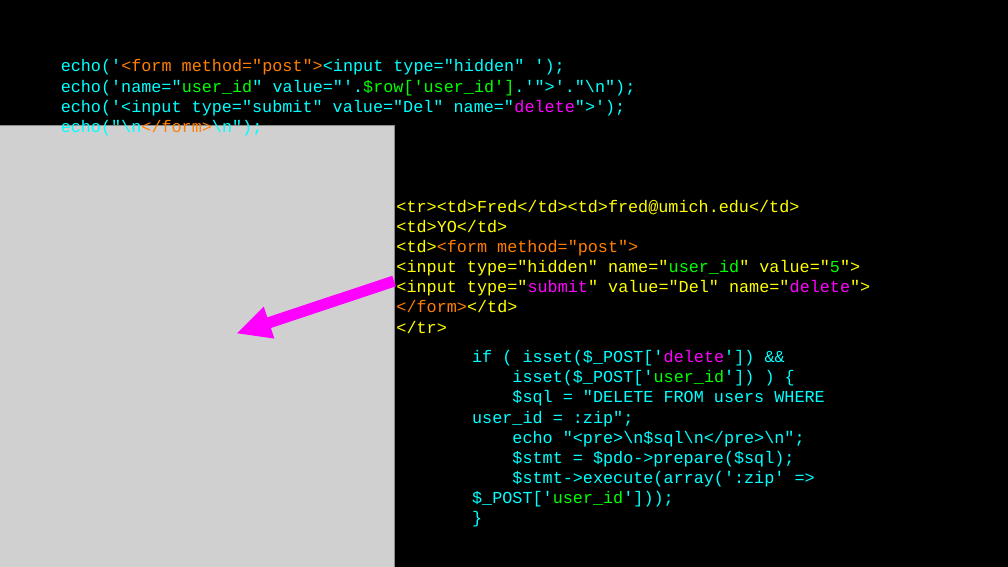
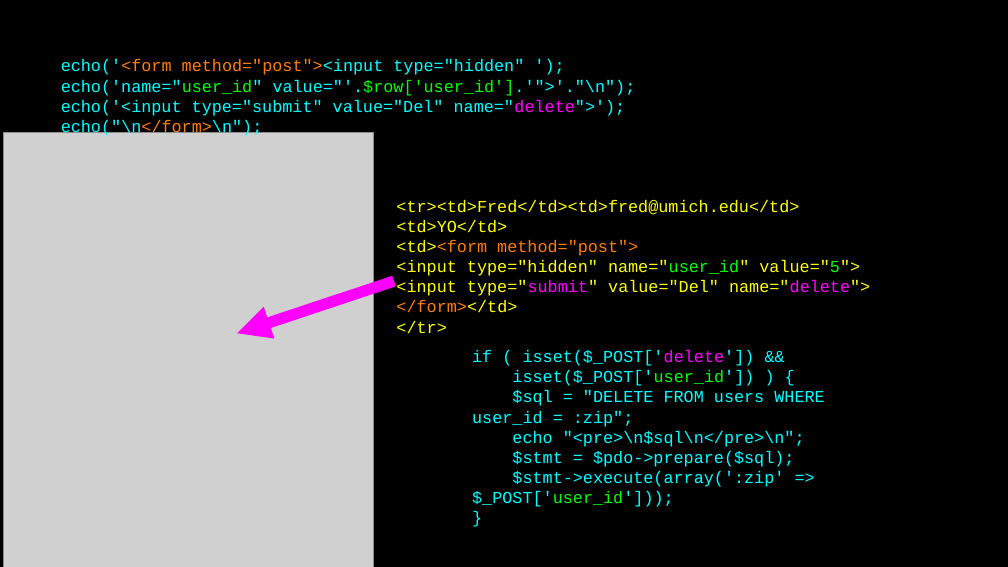
Before and after one commit to csev/wa4e, a slide deck: slide 24 of lectures/PHP-06-MySQL-PDO.ppt. Drawn at 1008x567 pixels with LibreOffice and Linux fonts; fonts in the diff are those of the drawing; grey boxes stand for pictures. Boxes give left, top, right and bottom in pixels: in the first picture for what was removed or moved away, otherwise in the second. Text is boxed around its words. In the diff, an @@ line names an element or a change of style, - is before the commit and + after.

```diff
--- a/lectures/PHP-06-MySQL-PDO.ppt
+++ b/lectures/PHP-06-MySQL-PDO.ppt
@@ picture: place and size @@
-picture at (0, 126, 394, 567)
+picture at (4, 132, 374, 567)
@@ rectangle added at (0, 527, 1008, 567), fill #000000 @@
```
Also in this commit, not shown: 47 other slides changed, 1 slide added, 1 slide removed, 2 other files.
